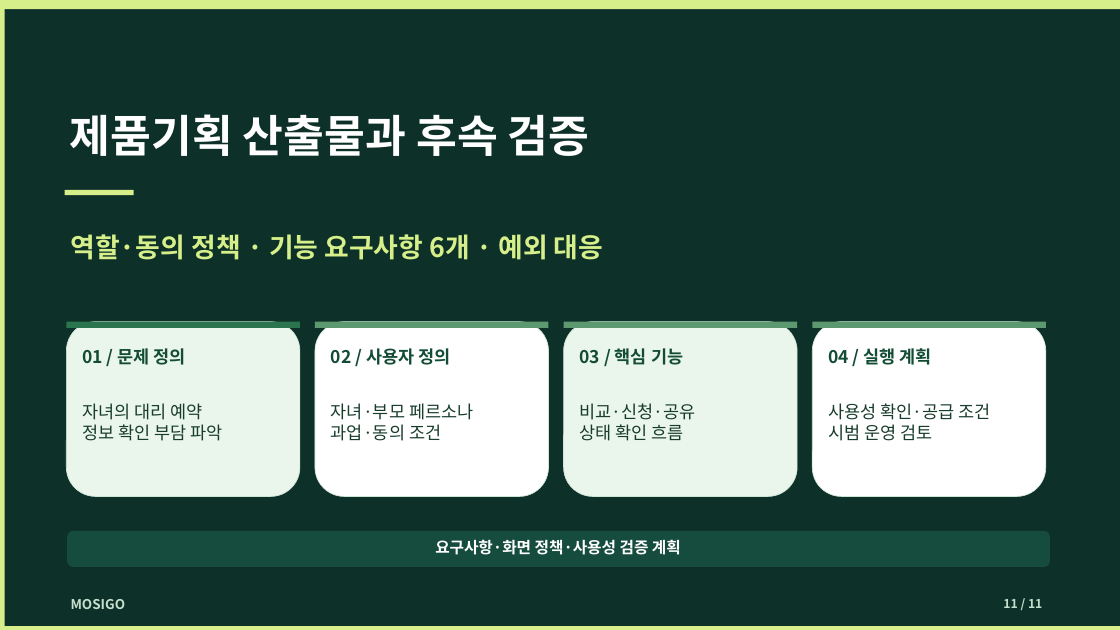
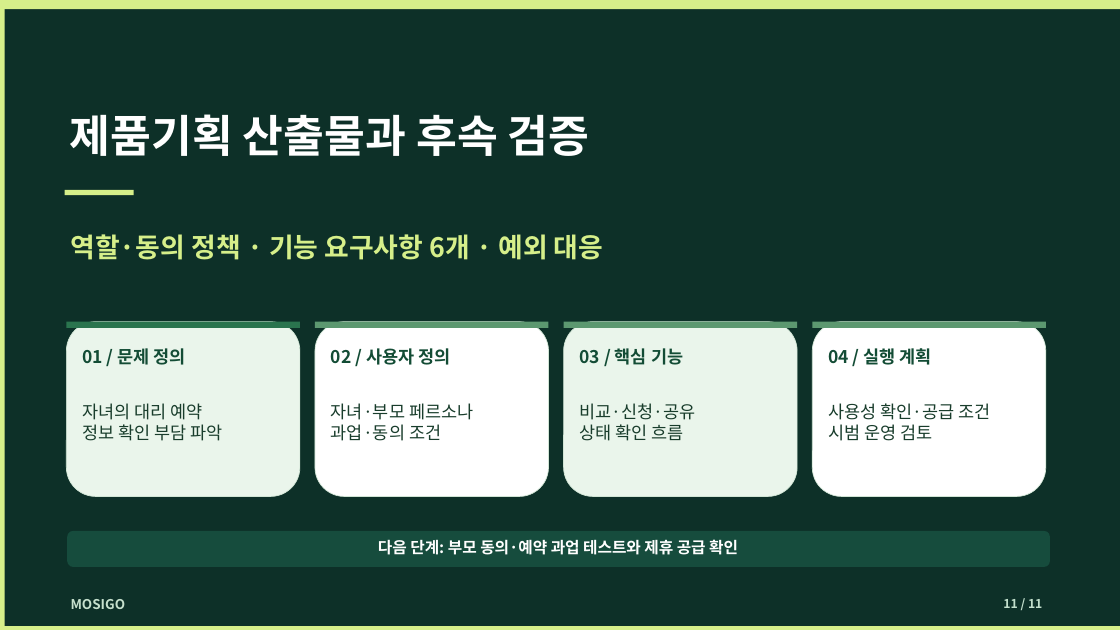
Before and after one commit to dohyunkimmm/mosigo-case-study, a slide deck: slide 11 of downloads/mosigo_report.pptx. Drawn at 1120x630 pixels with LibreOffice and Linux fonts; fonts in the diff are those of the drawing. Boxes give left, top, right and bottom in pixels: in the first picture for what was removed or moved away, otherwise in the second. Text is boxed around its words. In the diff, an @@ line names an element or a change of style, - is before the commit and + after.

```diff
--- a/downloads/mosigo_report.pptx
+++ b/downloads/mosigo_report.pptx
@@ text at [378,539,738,555]: text changed @@
-요구사항·화면 정책·사용성 검증 계획
+다음 단계: 부모 동의·예약 과업 테스트와 제휴 공급 확인
```
Also in this commit, not shown: 3 other slides changed, 29 other files.
